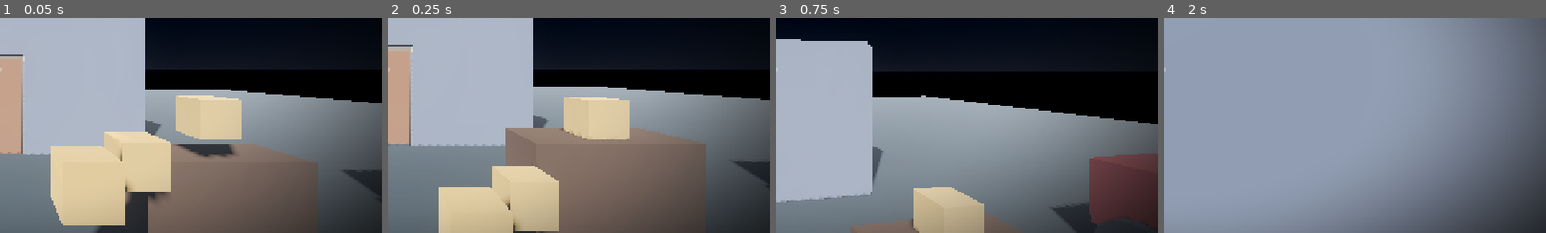
Above: before the commit, frames 1-4 (left to right).
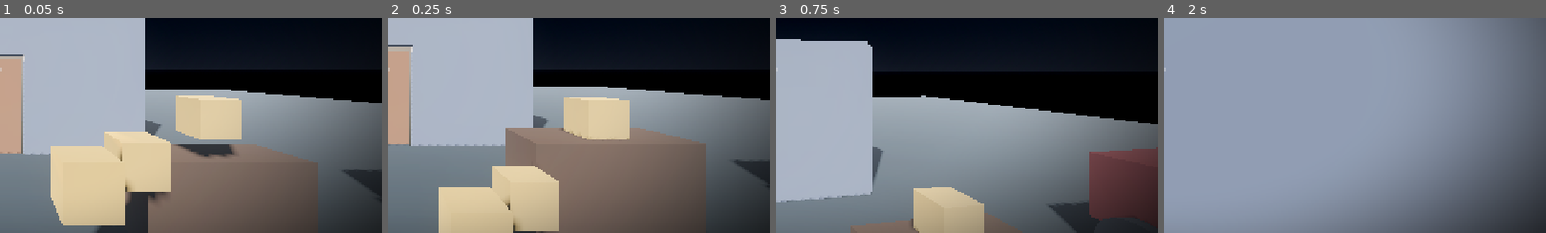
Above: after the commit, the same moments.

Repository: patrisck/mistline
Game: Godot game, scene res://scenes/world/test_map.tscn
Two runs of this game, one before a commit and one after it. Both use one fixed random seed, a clock stepped at 60 frames per second and the inputs below.
Inputs (mouse positions are % of the whole screen's width and height, from its top left):
- Up to frame 1 (0.05 s): no input
- Up to frame 2 (0.25 s): no input
- Up to frame 3 (0.75 s): tap Enter at 0.5 s; move the mouse to (55, 50) at 0.52 s; hold W (move_forward) from 0.53 s (still down); hold Space (jump) from 0.53 s (still down)
- Up to frame 4 (2 s): keep holding W (move_forward); move the mouse to (45, 50) at 1.27 s; release Space (jump) at 1.28 s; click (45, 50) at 1.35 s; tap Space (jump) at 1.52, 1.55, 1.82 s
The pictures show only the part of the screen within x 50-100%, y 38-88%; the shares and areas given below are measured in that part.

The runs differ from the first frame. In frame 2, less than 0.1% of the frame differs, in the area x 91-92%, y 65-67%; in frame 3, 0.6%, in the area x 71-100%, y 60-97%; in frame 4, nothing differs.

Commit message:
feat: RWD car with physics-based drift + third-person chase camera
Rewrote the car per research (Godot VehicleBody3D docs + community repos):

- Rear-wheel drive: front wheels steering-only, rear wheels traction-only.
- Drift emerges from physics (no assist): torque vs rear grip. Low gears
  overwhelm the reduced rear grip -> rear steps out; high gears grip. Like
  real life ("only drifts in low gear").
- front_grip > rear_grip (wheel_friction_slip), applied every frame so it
  can be tuned live; handbrake (Space) drops rear grip to slide.
- Tuned params: mass 1200, custom low center of mass (0,-0.15,0),
  suspension_stiffness 45, travel 0.2, damping 0.5/0.6, max_force 6000,
  roll_influence 0.15, max_engine_force 1200.
- Third-person chase camera (script-driven): position lags behind the car's
  heading (shows the drift angle), smoothly looks at the car. Replaces the
  first-person in-car camera.
- Exposed car params in the debug menu ("Car" section) to dial the drift
  threshold live: engine force, front/rear grip, handbrake grip, steer, cam.

Co-Authored-By: Claude Opus 4.8 <noreply@anthropic.com>

Diff:
--- a/scenes/vehicle/car.tscn
+++ b/scenes/vehicle/car.tscn
@@ -23,7 +23,9 @@
 height = 0.25
 
 [node name="Car" type="VehicleBody3D"]
-mass = 800.0
+mass = 1200.0
+center_of_mass_mode = 1
+center_of_mass = Vector3(0, -0.15, 0)
 collision_layer = 1
 collision_mask = 1
 script = ExtResource("1_car")
@@ -39,16 +41,16 @@
 
 [node name="WheelFL" type="VehicleWheel3D" parent="."]
 transform = Transform3D(1, 0, 0, 0, 1, 0, 0, 0, 1, -0.85, -0.35, -1.3)
-use_as_traction = true
 use_as_steering = true
+wheel_roll_influence = 0.15
 wheel_radius = 0.35
 wheel_rest_length = 0.2
-wheel_friction_slip = 5.0
-suspension_travel = 0.3
-suspension_stiffness = 30.0
-damping_compression = 1.5
-damping_relaxation = 2.0
-suspension_max_force = 8000.0
+wheel_friction_slip = 4.5
+suspension_travel = 0.2
+suspension_stiffness = 45.0
+damping_compression = 0.5
+damping_relaxation = 0.6
+suspension_max_force = 6000.0
 
 [node name="MeshInstance3D" type="MeshInstance3D" parent="WheelFL"]
 transform = Transform3D(0, 1, 0, -1, 0, 0, 0, 0, 1, 0, 0, 0)
@@ -57,16 +59,16 @@
 
 [node name="WheelFR" type="VehicleWheel3D" parent="."]
 transform = Transform3D(1, 0, 0, 0, 1, 0, 0, 0, 1, 0.85, -0.35, -1.3)
-use_as_traction = true
 use_as_steering = true
+wheel_roll_influence = 0.15
 wheel_radius = 0.35
 wheel_rest_length = 0.2
-wheel_friction_slip = 5.0
-suspension_travel = 0.3
-suspension_stiffness = 30.0
-damping_compression = 1.5
-damping_relaxation = 2.0
-suspension_max_force = 8000.0
+wheel_friction_slip = 4.5
+suspension_travel = 0.2
+suspension_stiffness = 45.0
+damping_compression = 0.5
+damping_relaxation = 0.6
+suspension_max_force = 6000.0
 
 [node name="MeshInstance3D" type="MeshInstance3D" parent="WheelFR"]
 transform = Transform3D(0, 1, 0, -1, 0, 0, 0, 0, 1, 0, 0, 0)
@@ -76,14 +78,15 @@
 [node name="WheelRL" type="VehicleWheel3D" parent="."]
 transform = Transform3D(1, 0, 0, 0, 1, 0, 0, 0, 1, -0.85, -0.35, 1.3)
 use_as_traction = true
+wheel_roll_influence = 0.15
 wheel_radius = 0.35
 wheel_rest_length = 0.2
-wheel_friction_slip = 5.0
-suspension_travel = 0.3
-suspension_stiffness = 30.0
-damping_compression = 1.5
-damping_relaxation = 2.0
-suspension_max_force = 8000.0
+wheel_friction_slip = 2.5
+suspension_travel = 0.2
+suspension_stiffness = 45.0
+damping_compression = 0.5
+damping_relaxation = 0.6
+suspension_max_force = 6000.0
 
 [node name="MeshInstance3D" type="MeshInstance3D" parent="WheelRL"]
 transform = Transform3D(0, 1, 0, -1, 0, 0, 0, 0, 1, 0, 0, 0)
@@ -93,24 +96,22 @@
 [node name="WheelRR" type="VehicleWheel3D" parent="."]
 transform = Transform3D(1, 0, 0, 0, 1, 0, 0, 0, 1, 0.85, -0.35, 1.3)
 use_as_traction = true
+wheel_roll_influence = 0.15
 wheel_radius = 0.35
 wheel_rest_length = 0.2
-wheel_friction_slip = 5.0
-suspension_travel = 0.3
-suspension_stiffness = 30.0
-damping_compression = 1.5
-damping_relaxation = 2.0
-suspension_max_force = 8000.0
+wheel_friction_slip = 2.5
+suspension_travel = 0.2
+suspension_stiffness = 45.0
+damping_compression = 0.5
+damping_relaxation = 0.6
+suspension_max_force = 6000.0
 
 [node name="MeshInstance3D" type="MeshInstance3D" parent="WheelRR"]
 transform = Transform3D(0, 1, 0, -1, 0, 0, 0, 0, 1, 0, 0, 0)
 material_override = SubResource("Mat_wheel")
 mesh = SubResource("Cyl_wheel")
 
-[node name="Head" type="Node3D" parent="."]
-transform = Transform3D(1, 0, 0, 0, 1, 0, 0, 0, 1, -0.35, 0.55, -0.35)
-
-[node name="Camera3D" type="Camera3D" parent="Head"]
+[node name="ChaseCamera" type="Camera3D" parent="."]
 
 [node name="ExitPoint" type="Marker3D" parent="."]
 transform = Transform3D(1, 0, 0, 0, 1, 0, 0, 0, 1, 1.5, -0.1, 0)
--- a/scripts/debug_bindings.gd
+++ b/scripts/debug_bindings.gd
@@ -11,6 +11,7 @@
 @export var fermenter: Node
 @export var grape_bin: Node
 @export var sales_counter: Node
+@export var car: Node
 
 
 func _ready() -> void:
@@ -40,6 +41,8 @@
 			grape_bin = root.get_node_or_null("GrapeBin")
 		if sales_counter == null:
 			sales_counter = root.get_node_or_null("SalesCounter")
+		if car == null:
+			car = root.get_node_or_null("Car")
 
 	DebugMenu.clear_params()
 
@@ -84,3 +87,14 @@
 	if sales_counter != null:
 		DebugMenu.add_float("Wine", "Price/quality", sales_counter, "price_per_quality", 0.0, 3.0, 0.1)
 	DebugMenu.add_action("Wine", "+ $500 (free)", func() -> void: GameState.add_money(500))
+
+	if car != null:
+		# Drift threshold: raise engine force or lower rear grip to drift more
+		# easily (in lower gears). Front grip = steering bite.
+		DebugMenu.add_float("Car", "Engine force", car, "max_engine_force", 100.0, 3000.0, 25.0)
+		DebugMenu.add_float("Car", "Front grip", car, "front_grip", 0.5, 8.0, 0.1)
+		DebugMenu.add_float("Car", "Rear grip", car, "rear_grip", 0.5, 8.0, 0.1)
+		DebugMenu.add_float("Car", "Handbrake rear grip", car, "handbrake_rear_grip", 0.1, 4.0, 0.1)
+		DebugMenu.add_float("Car", "Max steer", car, "max_steer", 0.2, 1.0, 0.02)
+		DebugMenu.add_float("Car", "Cam distance", car, "cam_distance", 3.0, 12.0, 0.2)
+		DebugMenu.add_float("Car", "Cam height", car, "cam_height", 1.0, 6.0, 0.1)
--- a/scripts/vehicle/car.gd
+++ b/scripts/vehicle/car.gd
@@ -1,33 +1,54 @@
 extends VehicleBody3D
 class_name Car
-## Simcade car (VehicleBody3D = built-in raycast suspension).
-## Enter/exit (click), first-person camera in the seat, manual gearbox (E/Q), steering.
-## Self-contained: takes over input while occupied; the player is disabled.
+## Simcade RWD car with power-over drift and a third-person chase camera.
+##
+## Drift emerges from PHYSICS, not assists: torque vs rear grip. In low gears
+## the high torque (big gear ratio) overwhelms the reduced rear grip and the
+## back steps out; in high gears there isn't enough torque, so it stays
+## planted — like real life. Rear-wheel drive (traction rear, steering front).
+##
+## Enter/exit (click / F), manual gearbox (E up / Q down).
 
-@export var max_engine_force: float = 220.0
-@export var max_brake: float = 6.0
-@export var max_steer: float = 0.6
-@export var steer_speed: float = 3.0
-@export var mouse_sensitivity: float = 0.0025
+@export_group("Drivetrain")
+@export var max_engine_force: float = 1200.0
+@export var max_brake: float = 5.0
+@export var max_steer: float = 0.55
+@export var steer_speed: float = 2.5
 ## index 0=Reverse, 1=Neutral, 2..=1st..5th
-@export var gear_ratios: Array[float] = [-2.8, 0.0, 2.6, 1.8, 1.3, 1.0, 0.78]
+@export var gear_ratios: Array[float] = [-2.8, 0.0, 2.6, 1.7, 1.2, 0.95, 0.78]
+
+@export_group("Grip (drift tuning)")
+## Front grip > rear grip so the rear breaks loose under power (RWD drift).
+@export var front_grip: float = 4.5
+@export var rear_grip: float = 2.5
+## While the handbrake is held, rear grip drops to this (locks the rear -> slide).
+@export var handbrake_rear_grip: float = 0.6
+
+@export_group("Chase camera")
+@export var cam_distance: float = 6.0
+@export var cam_height: float = 2.4
+@export var cam_look_height: float = 1.0
+@export var cam_follow_speed: float = 6.0
 
 var _occupied: bool = false
 var _driver: Node = null
 var _gear: int = 1
 var _steer: float = 0.0
+var _cam_pos: Vector3 = Vector3.ZERO
 
-@onready var _head: Node3D = $Head
-@onready var _camera: Camera3D = $Head/Camera3D
+@onready var _camera: Camera3D = $ChaseCamera
 @onready var _exit_point: Marker3D = $ExitPoint
 @onready var _hud: CanvasLayer = $CarHUD
 @onready var _speed_label: Label = $CarHUD/Panel/VBox/Speed
 @onready var _gear_label: Label = $CarHUD/Panel/VBox/Gear
+@onready var _front_wheels: Array = [$WheelFL, $WheelFR]
+@onready var _rear_wheels: Array = [$WheelRL, $WheelRR]
 
 
 func _ready() -> void:
 	add_to_group("interactable")
 	_hud.visible = false
+	_apply_grip(false)
 
 
 func get_prompt() -> String:
@@ -44,9 +65,9 @@
 	_gear = 1
 	if player.has_method("enter_vehicle"):
 		player.enter_vehicle()
+	_snap_camera()
 	_camera.current = true
 	_hud.visible = true
-	set_physics_process(true)
 
 
 func _exit_car() -> void:
@@ -63,10 +84,6 @@
 func _unhandled_input(event: InputEvent) -> void:
 	if not _occupied:
 		return
-	if event is InputEventMouseMotion and Input.mouse_mode == Input.MOUSE_MODE_CAPTURED:
-		_head.rotate_y(-event.relative.x * mouse_sensitivity)
-		_camera.rotate_x(-event.relative.y * mouse_sensitivity)
-		_camera.rotation.x = clampf(_camera.rotation.x, deg_to_rad(-70.0), deg_to_rad(70.0))
 	if event is InputEventKey and event.pressed and not event.echo:
 		if event.keycode == KEY_E:
 			_shift(1)
@@ -86,18 +103,72 @@
 	var throttle := Input.get_action_strength("move_forward")
 	var brake_in := Input.get_action_strength("move_back")
 	var steer_in := Input.get_action_strength("move_left") - Input.get_action_strength("move_right")
+	var handbrake := Input.is_action_pressed("jump")
+
+	# Handbrake drops rear grip (locks the rear -> slide). Also keeps grip in
+	# sync with live-tuned values from the debug menu.
+	_apply_grip(handbrake)
 
 	# Sign flipped: the car's front (wheels/camera) is at -Z, but
 	# VehicleBody3D's positive engine_force pushes toward +Z.
 	engine_force = -throttle * max_engine_force * gear_ratios[_gear]
 	brake = brake_in * max_brake
-	if Input.is_action_pressed("jump"):
-		brake = max_brake * 2.5  # handbrake
 
 	_steer = move_toward(_steer, steer_in * max_steer, steer_speed * delta)
 	steering = _steer
 	_update_hud()
 
+
+func _process(delta: float) -> void:
+	if _occupied:
+		_update_camera(delta)
+
+
+# --------------------------------------------------------------------------
+# Grip / drift
+# --------------------------------------------------------------------------
+
+func _apply_grip(handbrake: bool) -> void:
+	for w in _front_wheels:
+		w.wheel_friction_slip = front_grip
+	var rg := handbrake_rear_grip if handbrake else rear_grip
+	for w in _rear_wheels:
+		w.wheel_friction_slip = rg
+
+
+# --------------------------------------------------------------------------
+# Third-person chase camera (position lags -> shows the drift angle nicely)
+# --------------------------------------------------------------------------
+
+func _car_back_dir() -> Vector3:
+	var fwd := -global_transform.basis.z
+	fwd.y = 0.0
+	if fwd.length() < 0.01:
+		fwd = Vector3.FORWARD
+	return -fwd.normalized()
+
+
+func _cam_target() -> Vector3:
+	return global_position + _car_back_dir() * cam_distance + Vector3.UP * cam_height
+
+
+func _snap_camera() -> void:
+	_cam_pos = _cam_target()
+	_camera.global_position = _cam_pos
+	_camera.look_at(global_position + Vector3.UP * cam_look_height, Vector3.UP)
+
+
+func _update_camera(delta: float) -> void:
+	# Frame-rate independent smoothing.
+	var t := 1.0 - exp(-cam_follow_speed * delta)
+	_cam_pos = _cam_pos.lerp(_cam_target(), t)
+	_camera.global_position = _cam_pos
+	_camera.look_at(global_position + Vector3.UP * cam_look_height, Vector3.UP)
+
+
+# --------------------------------------------------------------------------
+# HUD
+# --------------------------------------------------------------------------
 
 func _update_hud() -> void:
 	_speed_label.text = "%d km/h" % int(linear_velocity.length() * 3.6)
Not shown, changed: README.md
